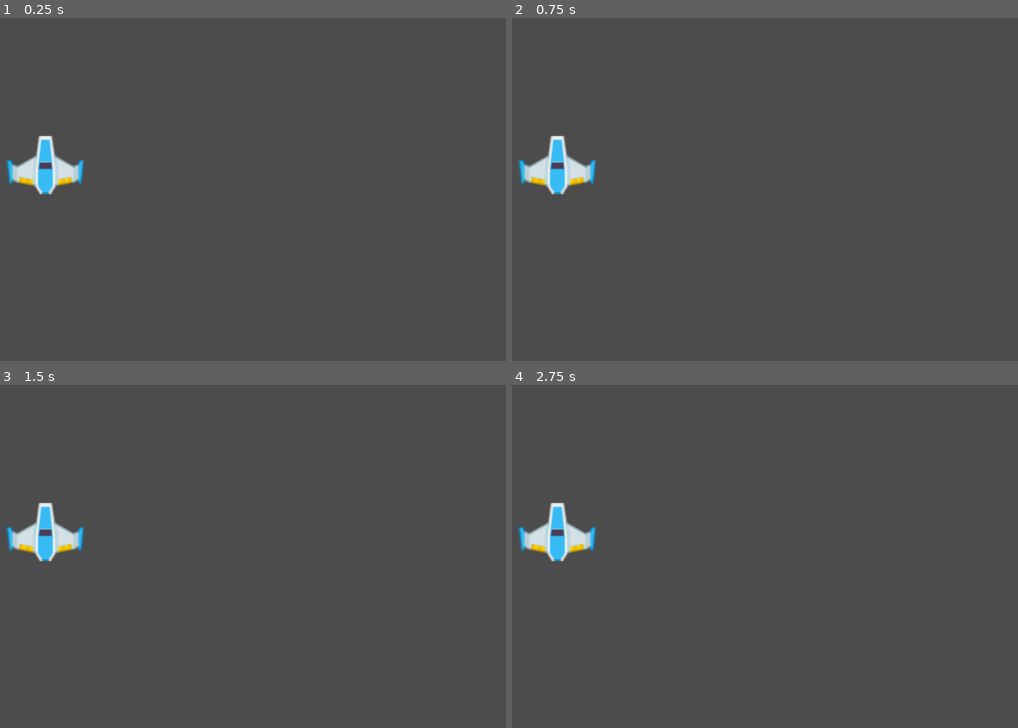
Above: before the commit, frames 1-4 (two rows, left to right).
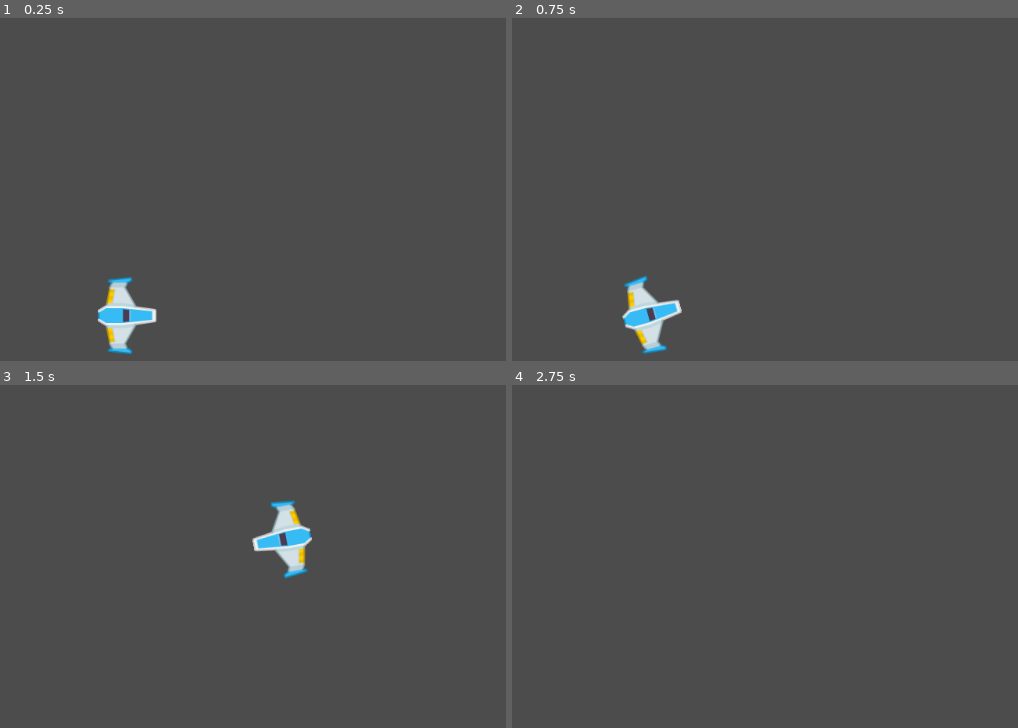
Above: after the commit, the same moments.

Repository: Vjencina/VideoJuegoMeteorito
Game: Godot game, scene res://Juego/Niveles/NivelTest.tscn
The game is run twice, just before and just after one commit, with the same random seed, the same clock (stepped at 60 frames per second) and the same inputs. The project has no main scene, so this scene is started directly.
Inputs:
- Up to frame 1 (0.25 s): no input
- Up to frame 2 (0.75 s): tap Enter at 0.5 s; hold W (mover_adelante, bound only after the commit) from 0.53 s (still down); hold A (rotar_antihorario, bound only after the commit) from 0.53 s (still down)
- Up to frame 3 (1.5 s): tap D (rotar_horario, bound only after the commit) at 0.8, 1.35 s; release W (mover_adelante, bound only after the commit) at 1.28 s; release A (rotar_antihorario, bound only after the commit) at 1.28 s; hold S (mover_atras, bound only after the commit) from 1.28 s (still down)
- Up to frame 4 (2.75 s): tap A (rotar_antihorario, bound only after the commit) at 1.55 s; release S (mover_atras, bound only after the commit) at 2.03 s; hold W (mover_adelante, bound only after the commit) from 2.03 s (still down); hold A (rotar_antihorario, bound only after the commit) from 2.03 s (still down); tap D (rotar_horario, bound only after the commit) at 2.3 s

The runs differ from the first frame. In frame 1, 2.7% of the frame differs, in the area x 1-32%, y 34-98%; in frame 2, 2.7%, in the area x 1-34%, y 34-98%; in frame 3, 2.7%; in frame 4, 1.3%.

Commit message:
Ajustes de movimientos de la nave
Se ajusta el movimiento de la Nave ,giro, avance y retroceso.
se crea el script dandole los valores que se necesitan para el movimiento .

Diff:
--- a/Juego/Naves/Player/MaterialFisico.tres
+++ b/Juego/Naves/Player/MaterialFisico.tres
@@ -1,3 +1,5 @@
 [gd_resource type="PhysicsMaterial" format=2]
 
 [resource]
+friction = 0.0
+rough = true
--- /dev/null
+++ b/Juego/Naves/Player/Player.gd
@@ -0,0 +1,35 @@
+class_name Player
+extends RigidBody2D
+
+
+##Atributos Export
+export var potencia_motor :int = 20
+export var potencia_rotacion:int = 280
+
+##Atributos
+var empuje:Vector2 = Vector2.ZERO
+var dir_rotacion:int = 0
+
+##Metodos
+func _integrate_forces(state: Physics2DDirectBodyState) -> void:
+	apply_central_impulse(empuje.rotated(rotation))
+	apply_torque_impulse(dir_rotacion * potencia_rotacion)
+
+func _process(delta: float) -> void:
+	player_input()
+
+## Metodos Custom
+func player_input() -> void:
+	# Empuje
+	empuje = Vector2.ZERO
+	if Input.is_action_pressed("mover_adelante"):
+		empuje = Vector2(potencia_motor, 0)
+	elif Input.is_action_pressed("mover_atras"):
+		empuje = Vector2(-potencia_motor, 0)
+
+	# Rotacion
+	dir_rotacion = 0
+	if Input.is_action_pressed("rotar_antihorario"):
+		dir_rotacion -= 1
+	elif Input.is_action_pressed("rotar_horario"):
+		dir_rotacion += 1
--- a/Juego/Naves/Player/Player.tscn
+++ b/Juego/Naves/Player/Player.tscn
@@ -1,21 +1,26 @@
-[gd_scene load_steps=4 format=2]
+[gd_scene load_steps=5 format=2]
 
 [ext_resource path="res://Juego/Naves/Player/PlayerAzul.png" type="Texture" id=1]
-
-[sub_resource type="PhysicsMaterial" id=2]
+[ext_resource path="res://Juego/Naves/Player/Player.gd" type="Script" id=2]
+[ext_resource path="res://Juego/Naves/Player/MaterialFisico.tres" type="PhysicsMaterial" id=3]
 
 [sub_resource type="CircleShape2D" id=1]
 radius = 39.5996
 
 [node name="Player" type="RigidBody2D"]
-physics_material_override = SubResource( 2 )
+physics_material_override = ExtResource( 3 )
 gravity_scale = 0.0
+contacts_reported = 1
 can_sleep = false
+linear_damp = 1.0
+angular_damp = 4.0
+script = ExtResource( 2 )
 
 [node name="Sprite" type="Sprite" parent="."]
-position = Vector2( 286, 188 )
+position = Vector2( 42.6974, -50.9934 )
+rotation = 1.5708
 texture = ExtResource( 1 )
+centered = false
 
 [node name="CollisionShape2D" type="CollisionShape2D" parent="."]
-position = Vector2( 287, 193 )
 shape = SubResource( 1 )
--- a/Juego/Niveles/NivelTest.tscn
+++ b/Juego/Niveles/NivelTest.tscn
@@ -1,9 +1,9 @@
-[gd_scene load_steps=3 format=2]
+[gd_scene load_steps=2 format=2]
 
 [ext_resource path="res://Juego/Naves/Player/Player.tscn" type="PackedScene" id=1]
-[ext_resource path="res://Juego/Naves/Player/MaterialFisico.tres" type="PhysicsMaterial" id=2]
 
 [node name="NivelTest" type="Node2D"]
 
 [node name="Player" parent="." instance=ExtResource( 1 )]
-physics_material_override = ExtResource( 2 )
+position = Vector2( 385.536, 383.016 )
+potencia_rotacion = 300
--- a/project.godot
+++ b/project.godot
@@ -8,10 +8,47 @@
 
 config_version=4
 
+_global_script_classes=[ {
+"base": "RigidBody2D",
+"class": "Player",
+"language": "GDScript",
+"path": "res://Juego/Naves/Player/Player.gd"
+} ]
+_global_script_class_icons={
+"Player": ""
+}
+
 [application]
 
 config/name="VideoJuegoMeteorito"
 config/icon="res://icon.png"
+
+[input]
+
+mover_adelante={
+"deadzone": 0.5,
+"events": [ Object(InputEventKey,"resource_local_to_scene":false,"resource_name":"","device":0,"alt":false,"shift":false,"control":false,"meta":false,"command":false,"pressed":false,"scancode":87,"unicode":0,"echo":false,"script":null)
+, Object(InputEventKey,"resource_local_to_scene":false,"resource_name":"","device":0,"alt":false,"shift":false,"control":false,"meta":false,"command":false,"pressed":false,"scancode":16777232,"unicode":0,"echo":false,"script":null)
+ ]
+}
+mover_atras={
+"deadzone": 0.5,
+"events": [ Object(InputEventKey,"resource_local_to_scene":false,"resource_name":"","device":0,"alt":false,"shift":false,"control":false,"meta":false,"command":false,"pressed":false,"scancode":83,"unicode":0,"echo":false,"script":null)
+, Object(InputEventKey,"resource_local_to_scene":false,"resource_name":"","device":0,"alt":false,"shift":false,"control":false,"meta":false,"command":false,"pressed":false,"scancode":16777234,"unicode":0,"echo":false,"script":null)
+ ]
+}
+rotar_horario={
+"deadzone": 0.5,
+"events": [ Object(InputEventKey,"resource_local_to_scene":false,"resource_name":"","device":0,"alt":false,"shift":false,"control":false,"meta":false,"command":false,"pressed":false,"scancode":68,"unicode":0,"echo":false,"script":null)
+, Object(InputEventKey,"resource_local_to_scene":false,"resource_name":"","device":0,"alt":false,"shift":false,"control":false,"meta":false,"command":false,"pressed":false,"scancode":16777233,"unicode":0,"echo":false,"script":null)
+ ]
+}
+rotar_antihorario={
+"deadzone": 0.5,
+"events": [ Object(InputEventKey,"resource_local_to_scene":false,"resource_name":"","device":0,"alt":false,"shift":false,"control":false,"meta":false,"command":false,"pressed":false,"scancode":65,"unicode":0,"echo":false,"script":null)
+, Object(InputEventKey,"resource_local_to_scene":false,"resource_name":"","device":0,"alt":false,"shift":false,"control":false,"meta":false,"command":false,"pressed":false,"scancode":16777231,"unicode":0,"echo":false,"script":null)
+ ]
+}
 
 [physics]
 
